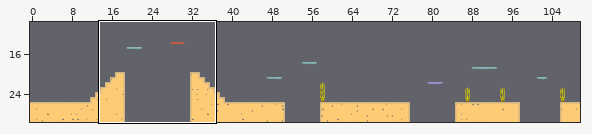
Tiled map, stored at assets/maps/nivel2.tmx. The picture above shows the old version from afar; the outline marks the close-up.
Close-up. Old version:
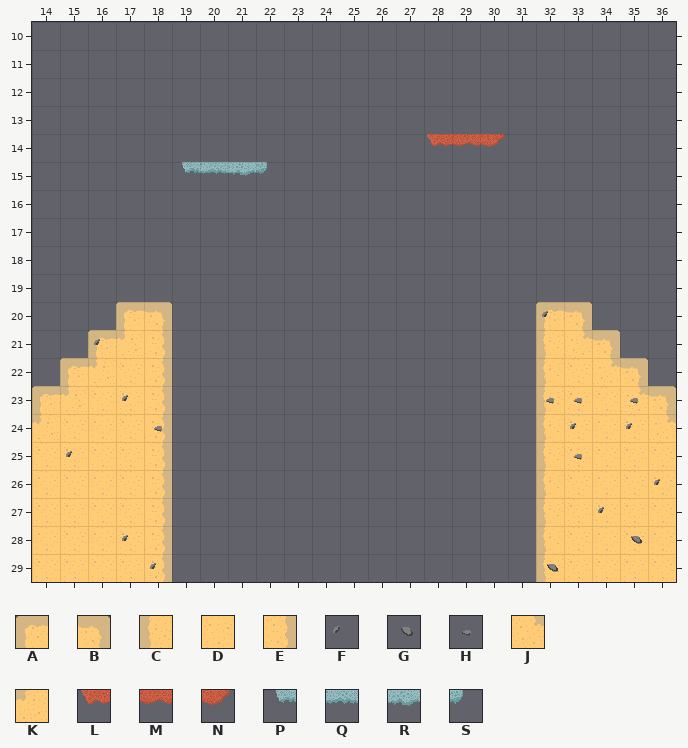
Cells are 32x32 px. Shown: x 14..36, y 10..29.
Key: from "Tiles - Beach": A 0, B 2, C 12, D 13, E 14, F 16, G 17, H 28, J 48, K 49, L 108, M 110, N 111, P 112, Q 113, R 114, S 115.
_ is an empty cell.
Layer "Capa de patrones 1" before, first column x 14:
10 _______________________
11 _______________________
12 _______________________
13 _______________________
14 ______________LMN______
15 _____PQRS______________
16 _______________________
17 _______________________
18 _______________________
19 _______________________
20 ___AB_____________AB___
21 __AKE_____________CJB__
22 _AKDE_____________CDJB_
23 AKDDE_____________CDDJB
24 KDDDE_____________CDDDJ
25 DDDDE_____________CDDDD
26 DDDDE_____________CDDDD
27 DDDDE_____________CDDDD
28 DDDDE_____________CDDDD
29 DDDDE_____________CDDDD
Layer "Capa de patrones 2" before, first column x 14:
10 _______________________
11 _______________________
12 _______________________
13 _______________________
14 ______________LMN______
15 _____PQRS______________
16 _______________________
17 _______________________
18 _______________________
19 _______________________
20 __________________F____
21 __F____________________
22 _______________________
23 ___F______________HH_H_
24 ____H______________F_F_
25 _F_________________H___
26 ______________________F
27 ____________________F__
28 ___F_________________G_
29 ____F_____________G____
New version:
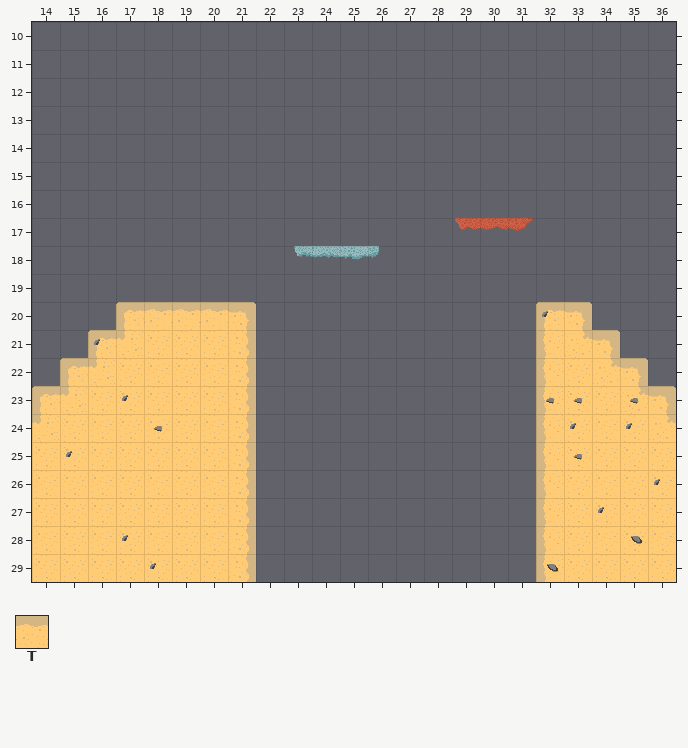
Further tiles: from "Tiles - Beach": T 1.
Edits made:
Layer "Capa de patrones 1":
The edit adds tile B in row 20 at x 21.
Tile E gives way to tile D in rows 21 to 29 at x 18.
The edit adds tile D in rows 21 to 29 at x 19 to 20.
The edit adds tile E in rows 21 to 29 at x 21.
The edit adds tile L in row 17 at x 29.
The edit adds tile M in row 17 at x 30.
The edit adds tile N in row 17 at x 31.
The edit adds tile P in row 18 at x 23.
The edit adds tile Q in row 18 at x 24.
The edit adds tile R in row 18 at x 25.
The edit adds tile S in row 18 at x 26.
Tile B gives way to tile T in row 20 at x 18.
The edit adds tile T in row 20 at x 19 to 20.
Tile L is gone in row 14 at x 28.
Tile M is gone in row 14 at x 29.
Tile N is gone in row 14 at x 30.
Tile P is gone in row 15 at x 19.
Tile Q is gone in row 15 at x 20.
Tile R is gone in row 15 at x 21.
Tile S is gone in row 15 at x 22.
Layer "Capa de patrones 2":
Tile L is gone in row 14 at x 28.
Tile M is gone in row 14 at x 29.
Tile N is gone in row 14 at x 30.
Tile P is gone in row 15 at x 19.
Tile Q is gone in row 15 at x 20.
Tile R is gone in row 15 at x 21.
Tile S is gone in row 15 at x 22.
Pixel boxes of the changes (left, top, right, bottom) in both close-ups:
removed: (427, 134, 505, 147)
removed: (182, 162, 267, 176)
added: (455, 218, 533, 231)
added: (294, 246, 379, 260)
changed: (144, 302, 256, 582)
